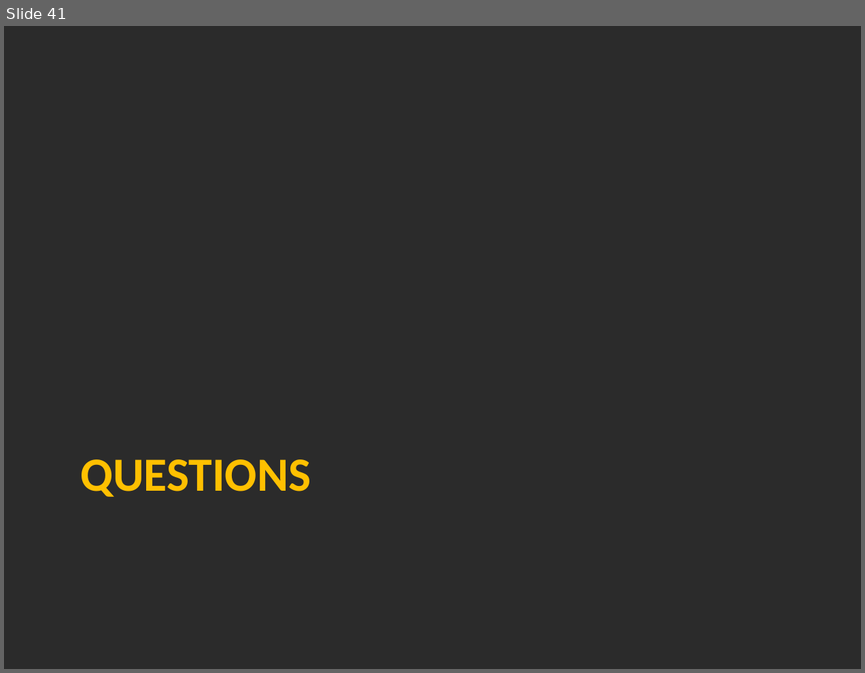
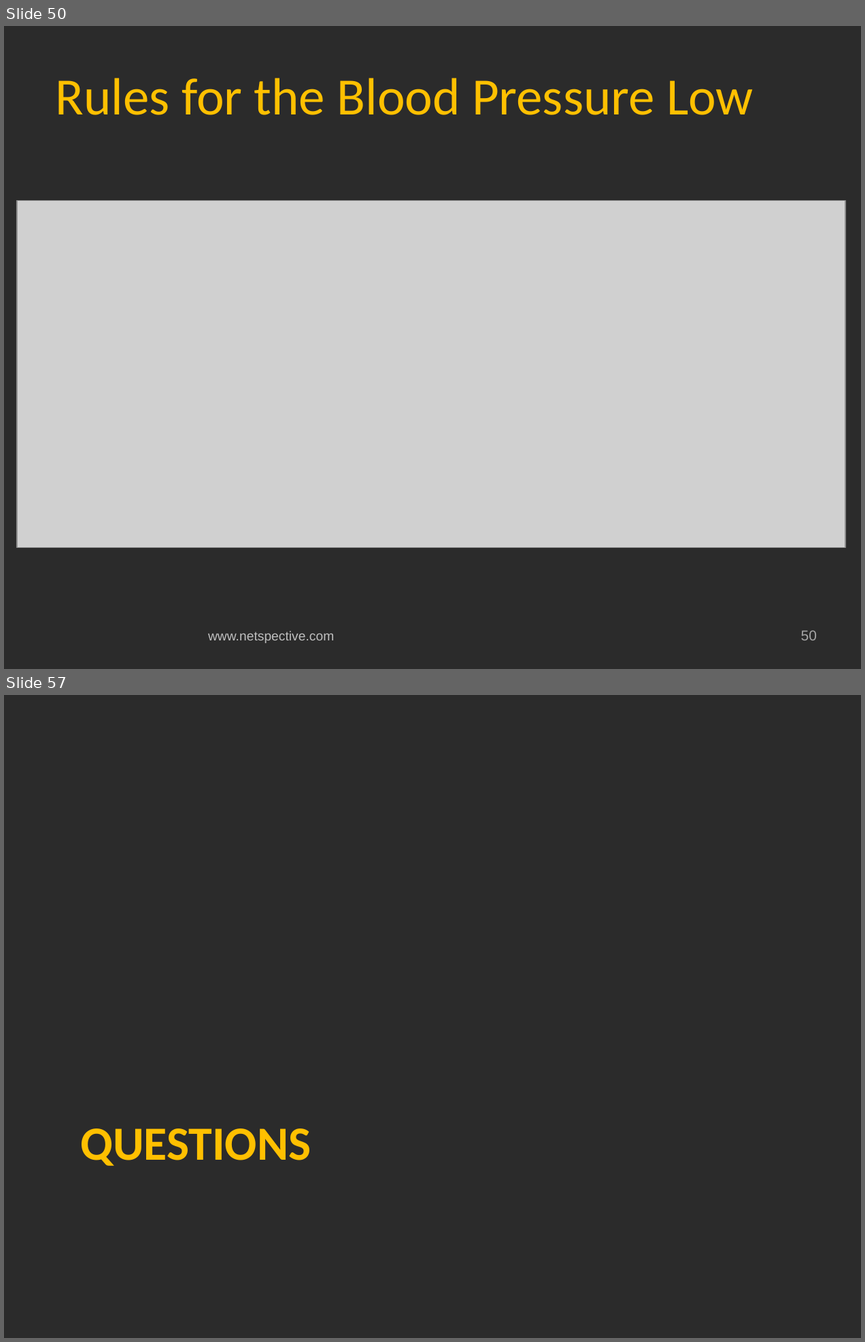
Before and after one commit to netspective/fluent, a slide deck: support/documents/Covidien Gateway Prototype Project Status and Plan.pptx. Shown one above the other, each under a label of ours: slide 41 before the commit, slides 50 and 57 after it; the slides between them are not shown. The pictures are 865x673 and 865x1342 pixels, drawn with LibreOffice and Linux fonts; fonts in the diff are those of the drawing; grey boxes stand for pictures; background and template pictures are left out; a plain dark background stands for a picture behind light text. Boxes give left, top, right and bottom in pixels: in the first picture for what was removed or moved away, otherwise in the second. Text is boxed around its words. In the diff, an @@ line names an element or a change of style, - is before the commit and + after.

```diff
--- a/support/documents/Covidien Gateway Prototype Project Status and Plan.pptx
+++ b/support/documents/Covidien Gateway Prototype Project Status and Plan.pptx
@@ slide 50 added at [4, 26, 861, 669], background picture (left out) @@
@@ title added at [56, 78, 753, 115], 44 pt, text #FFC000 @@
+Rules for the Blood Pressure Low
@@ picture added at [17, 201, 845, 548] @@
@@ text added at [208, 631, 334, 643], 11 pt, text #BFBFBF @@
+www.netspective.com
@@ page number added at [801, 630, 817, 640], 12 pt, text #A6A6A6 @@
+50
@@ what was slide 41 is now slide 57 @@
```
Also in this commit, not shown: 10 slides changed, 15 other slides added, 4 other files.
